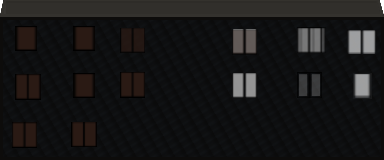
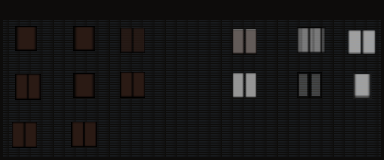
Layered file, before and after one edit (384px x 160px). Changes by layer:
removed layer "roof" (1st of 2) (was pin light, 28%) over [2, 0, 380, 14]
removed layer "roof" (2nd of 2) over [0, 0, 384, 17]
added group "Group 19" with 2 layers over [0, 0, 384, 157]
moved "Layer 0" into group "Group 19" over [3, 20, 381, 157]
moved "Layer 1" into group "Group 19", painted on it over [0, 0, 384, 157]
